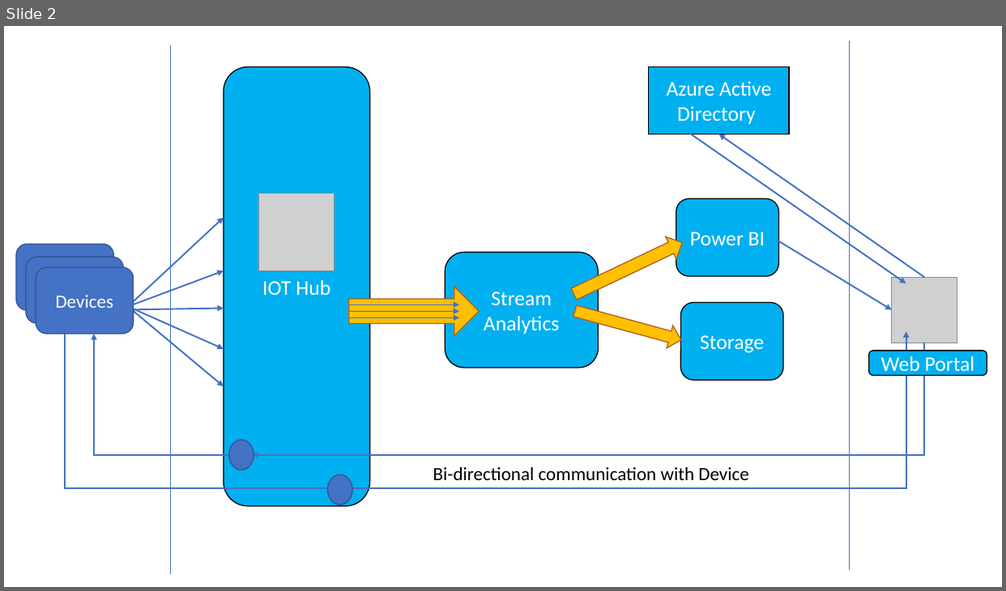
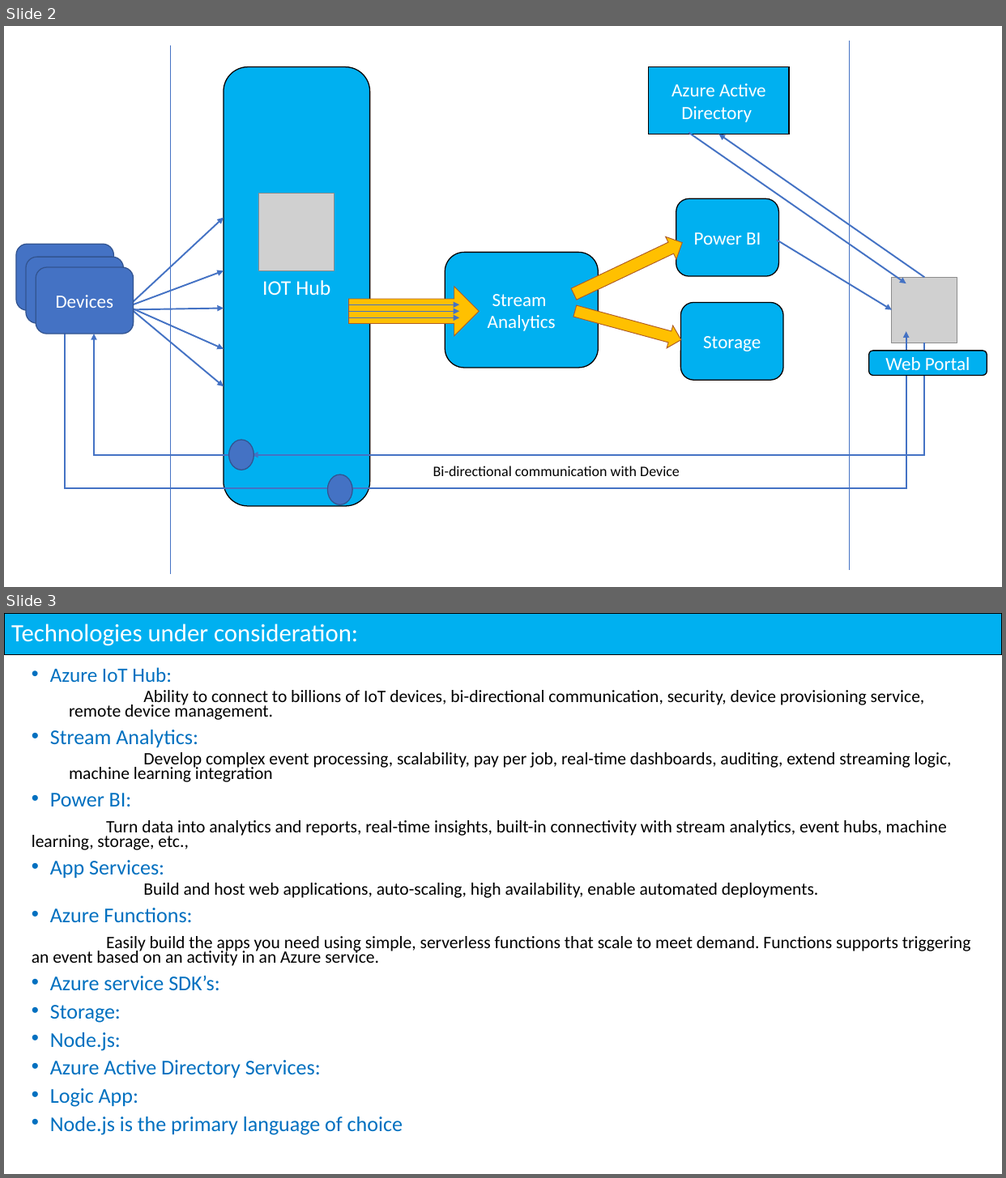
Before and after one commit to ChandramohanG/IoTWS, a slide deck: TechDesign.pptx. Shown one above the other, each under a label of ours: slide 2 before the commit, slides 2 and 3 after it. The pictures are 1006x591 and 1006x1178 pixels, drawn with LibreOffice and Linux fonts; fonts in the diff are those of the drawing; grey boxes stand for pictures. Boxes give left, top, right and bottom in pixels: in the first picture for what was removed or moved away, otherwise in the second. Text is boxed around its words. In the diff, an @@ line names an element or a change of style, - is before the commit and + after.

```diff
--- a/TechDesign.pptx
+++ b/TechDesign.pptx
@@ slide 3 added at [4,613,1002,1174], background #FFFFFF @@
@@ title added at [4,613,1002,654], fill #00B0F0, outline #000000 1 pt, 24 pt, text #FFFFFF @@
+Technologies under consideration:
@@ text added at [32,667,971,1135], 16.8 pt, text #000000 @@
+• Azure IoT Hub:
+  Ability to connect to billions of IoT devices, bi-directional communication, security, device provisioning service, remote device management.
+• Stream Analytics:
+  Develop complex event processing, scalability, pay per job, real-time dashboards, auditing, extend streaming logic, machine learning integration
+• Power BI:
+Turn data into analytics and reports, real-time insights, built-in connectivity with stream analytics, event hubs, machine learning, storage, etc.,
+• App Services:
+  Build and host web applications, auto-scaling, high availability, enable automated deployments.
+• Azure Functions:
+Easily build the apps you need using simple, serverless functions that scale to meet demand. Functions supports triggering an event based on an activity in an Azure service.
+• Azure service SDK’s:
+• Storage:
+• Node.js:
+• Azure Active Directory Services:
+• Logic App:
+• Node.js is the primary language of choice
@@ slide 2 changed as well @@
@@ right arrow at [349,287,479,336]: outline #AF5C24 1 pt to #AF5C24 0.75 pt @@
@@ text in rounded rectangle at [488,294,556,331]: text changed; size 20 to 18 pt @@
-Stream Analytics
+Stream
+Analytics
@@ size 20 to 18 pt in 4 elements at [681,303,783,381], [676,199,779,277], [649,67,789,135], [869,351,987,376] @@
@@ text "Bi-directional communication with Device" at [433,466,680,476]: size 18 to 14 pt @@
```
Also in this commit, not shown: 1 other slide changed.
